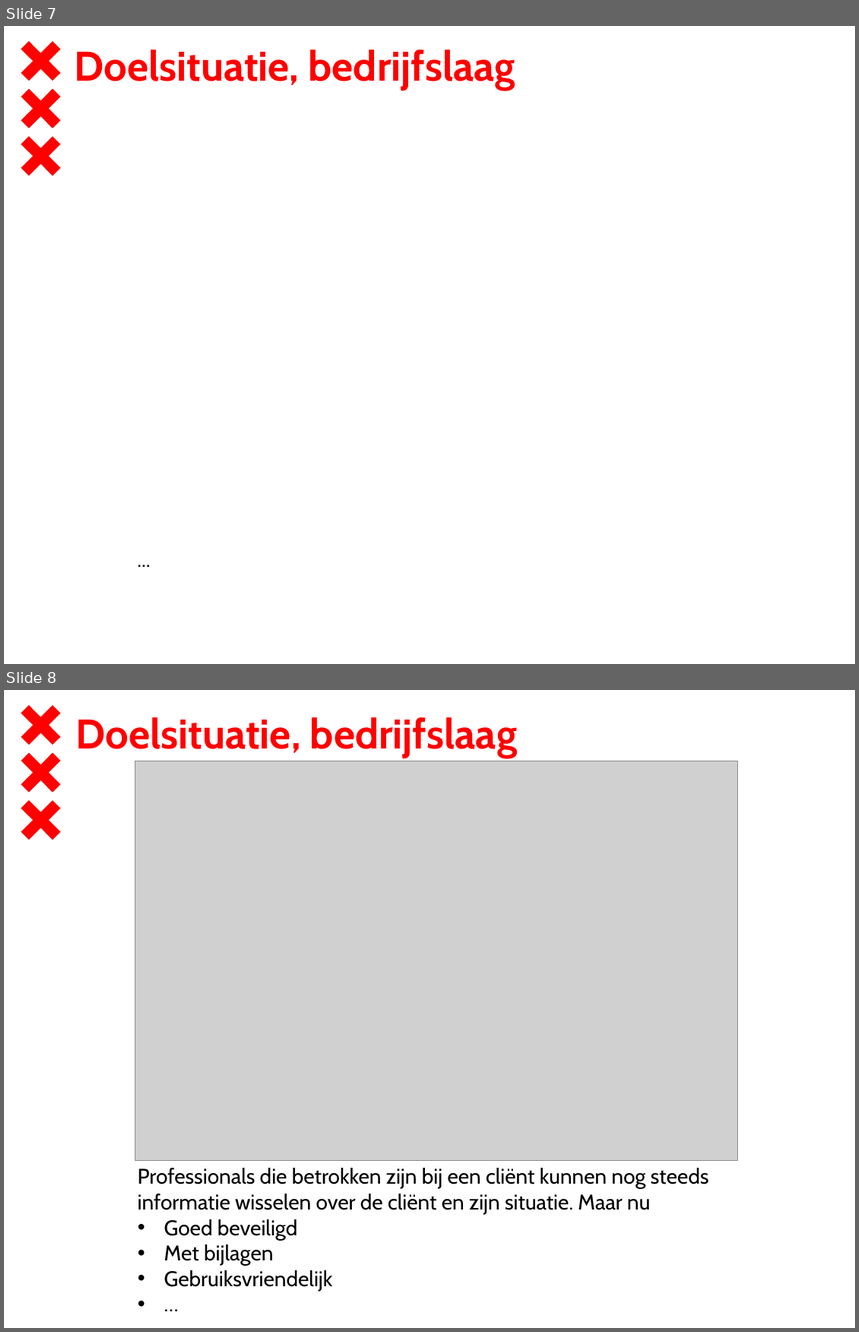
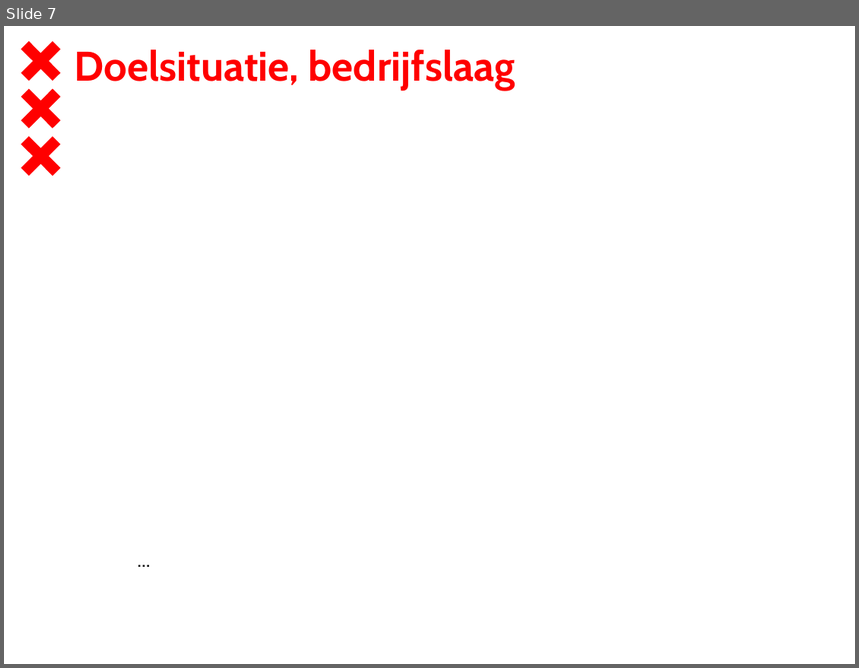
Before and after one commit to dt020/GGD, a slide deck: Architectuurcontext - Sarphati.pptx. Shown one above the other, each under a label of ours: slides 7 and 8 before the commit, slide 7 after it. The pictures are 859x1332 and 859x668 pixels, drawn with LibreOffice and Linux fonts; fonts in the diff are those of the drawing; grey boxes stand for pictures; background and template pictures are left out. Boxes give left, top, right and bottom in pixels: in the first picture for what was removed or moved away, otherwise in the second. Text is boxed around its words. In the diff, an @@ line names an element or a change of style, - is before the commit and + after.

```diff
--- a/Architectuurcontext - Sarphati.pptx
+++ b/Architectuurcontext - Sarphati.pptx
@@ slide 8 removed at <box>4,690,855,1328</box>, background #FFFFFF; not listed: 3 template elements that a slide beside it also shows @@
@@ text removed at <box>76,717,517,758</box> @@
-Doelsituatie, bedrijfslaag
@@ picture removed at <box>135,761,737,1160</box> @@
@@ text removed at <box>138,1168,709,1291</box> @@
-Professionals die betrokken zijn bij een cliënt kunnen nog steeds
-informatie wisselen over de cliënt en zijn situatie. Maar nu
-• Goed beveiligd
-• Met bijlagen
-• Gebruiksvriendelijk
-• …
```
Also in this commit, not shown: 2 slides changed, 2 slides added, 6 other slides removed.
